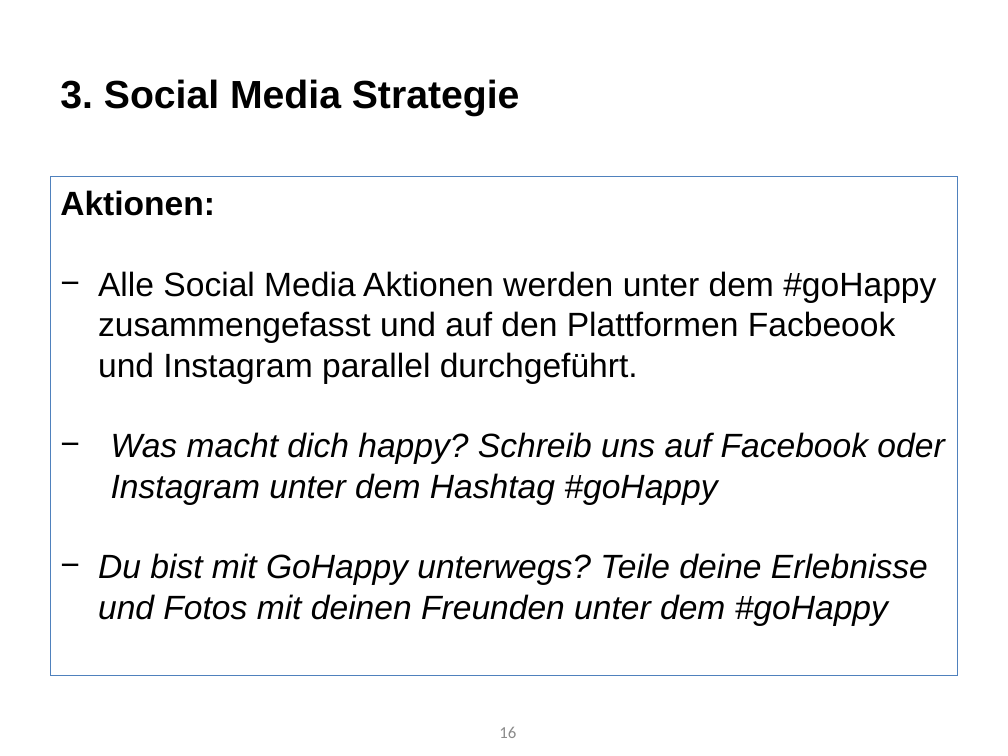
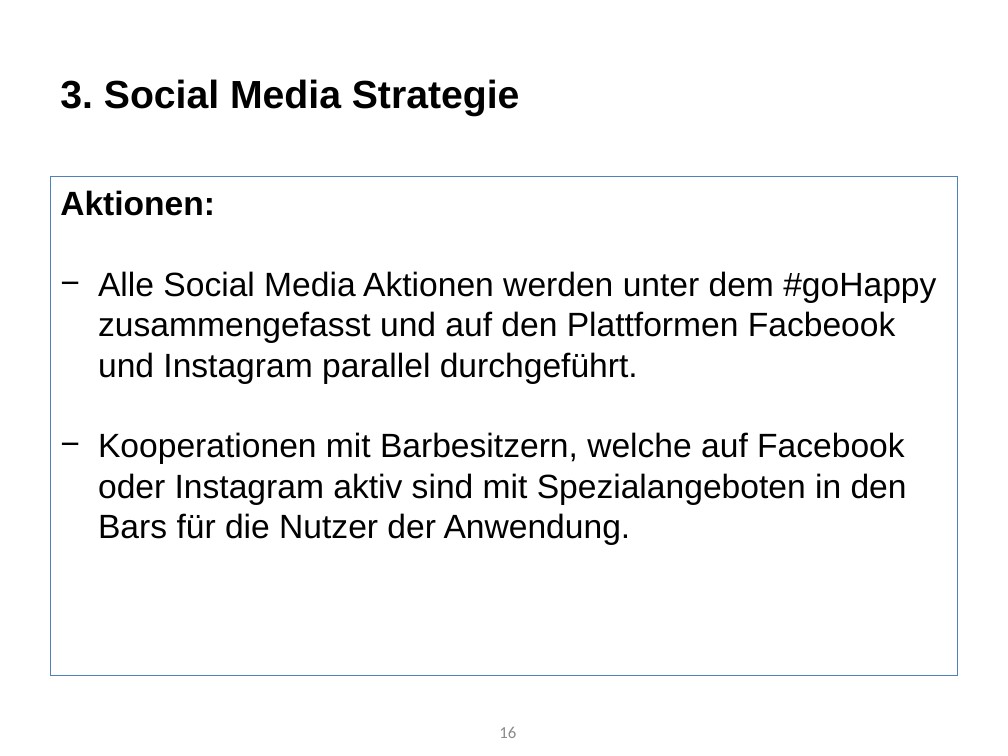
Before and after one commit to Roba1993/Happy-Hour, a slide deck: slide 16 of documents/marketing/Social Media Marketingkonzept/Marketingstrategie - Social Media (5.7).pptx. Drawn at 1008x756 pixels with LibreOffice and Linux fonts; fonts in the diff are those of the drawing. Boxes give left, top, right and bottom in pixels: in the first picture for what was removed or moved away, otherwise in the second. Text is boxed around its words. In the diff, an @@ line names an element or a change of style, - is before the commit and + after.

```diff
--- a/documents/marketing/Social Media Marketingkonzept/Marketingstrategie - Social Media (5.7).pptx
+++ b/documents/marketing/Social Media Marketingkonzept/Marketingstrategie - Social Media (5.7).pptx
@@ text at box(98, 432, 907, 545): text changed; italic off @@
-− Was macht dich happy? Schreib uns auf Facebook oder Instagram unter dem Hashtag #goHappy
-− Du bist mit GoHappy unterwegs? Teile deine Erlebnisse und Fotos mit deinen Freunden unter dem #goHappy
+− Kooperationen mit Barbesitzern, welche auf Facebook oder Instagram aktiv sind mit Spezialangeboten in den Bars für die Nutzer der Anwendung.
```
Also in this commit, not shown: 1 other slide changed.
